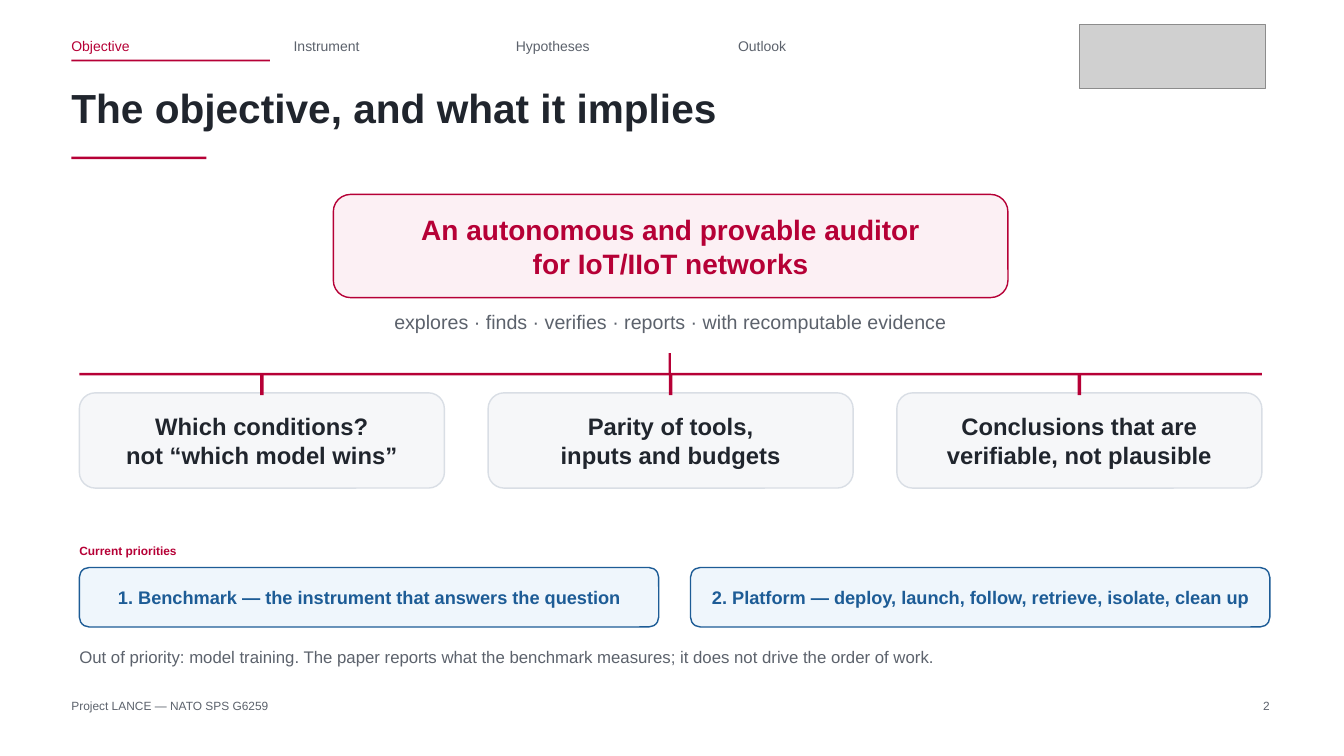
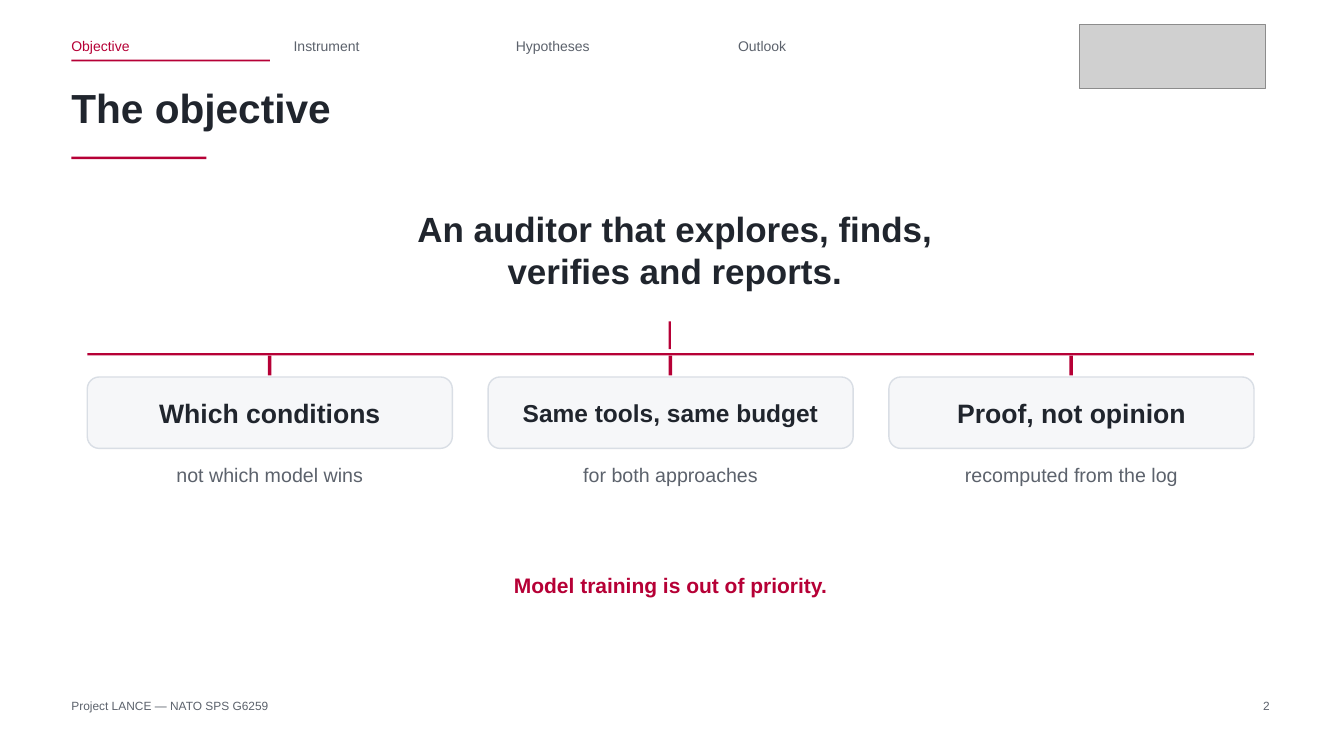
Before and after one commit to Tanguyvans/LANCE, a slide deck: slide 2 of objectifs/presentation-2026-10-23/slides.pptx. Drawn at 1344x756 pixels with LibreOffice and Linux fonts; fonts in the diff are those of the drawing; grey boxes stand for pictures. Boxes give left, top, right and bottom in pixels: in the first picture for what was removed or moved away, otherwise in the second. Text is boxed around its words. In the diff, an @@ line names an element or a change of style, - is before the commit and + after.

```diff
--- a/objectifs/presentation-2026-10-23/slides.pptx
+++ b/objectifs/presentation-2026-10-23/slides.pptx
@@ text at <box>71,93,331,131</box>: text changed @@
-The objective, and what it implies
+The objective
@@ text "An auditor that explores, finds,": place and size @@
-text "An auditor that explores, finds," at <box>334,195,1008,297</box>
+text "An auditor that explores, finds," at <box>417,216,932,291</box>
@@ text "An auditor that explores, finds," at <box>417,216,932,291</box>: fill #FCF0F4 to none; outline #B60036 1 pt to none @@
@@ text at <box>417,216,932,291</box>: text changed; size 20 to 25 pt; text colour #B60036 to #20252D @@
-An autonomous and provable auditor
-for IoT/IIoT networks
+An auditor that explores, finds,
+verifies and reports.
@@ text removed at <box>394,315,946,333</box> @@
-explores · finds · verifies · reports · with recomputable evidence
@@ rectangle: place and size @@
-rectangle at <box>80,373,1262,375</box>
+rectangle at <box>668,322,670,350</box>
@@ rectangle: place and size @@
-rectangle at <box>668,353,670,373</box>
+rectangle at <box>88,353,1254,355</box>
@@ rectangle: place and size @@
-rectangle at <box>260,375,264,395</box>
+rectangle at <box>268,356,272,376</box>
@@ rectangle: place and size @@
-rectangle at <box>669,375,674,395</box>
+rectangle at <box>668,356,673,376</box>
@@ rectangle: place and size @@
-rectangle at <box>1078,375,1082,395</box>
+rectangle at <box>1070,356,1074,376</box>
@@ rounded rectangle added at <box>88,377,453,449</box>, fill #F6F7F9, outline #D9DEE5 1 pt, 19 pt, text #20252D, bold @@
+Which conditions
@@ rounded rectangle added at <box>488,377,853,449</box>, fill #F6F7F9, outline #D9DEE5 1 pt, 17.5 pt, text #20252D, bold @@
+Same tools, same budget
@@ rounded rectangle added at <box>889,377,1254,449</box>, fill #F6F7F9, outline #D9DEE5 1 pt, 19 pt, text #20252D, bold @@
+Proof, not opinion
@@ rounded rectangle removed at <box>488,393,853,488</box> @@
-Parity of tools,
-inputs and budgets
@@ rounded rectangle removed at <box>897,393,1262,488</box> @@
-Conclusions that are
-verifiable, not plausible
@@ text "not which model wins": place and size @@
-text "not which model wins" at <box>80,393,445,488</box>
+text "not which model wins" at <box>176,468,363,482</box>
@@ text "not which model wins" at <box>176,468,363,482</box>: fill #F6F7F9 to none; outline #D9DEE5 1 pt to none @@
@@ text at <box>176,468,363,482</box>: text changed; size 17 to 14 pt; text colour #20252D to #5C626C; bold off @@
-Which conditions?
-not “which model wins”
+not which model wins
@@ text added at <box>583,468,758,486</box>, 14 pt, text #5C626C @@
+for both approaches
@@ text added at <box>965,468,1177,486</box>, 14 pt, text #5C626C @@
+recomputed from the log
@@ text removed at <box>79,546,177,558</box> @@
-Current priorities
@@ rounded rectangle removed at <box>80,568,659,627</box> @@
-1. Benchmark — the instrument that answers the question
@@ rounded rectangle removed at <box>691,568,1270,627</box> @@
-2. Platform — deploy, launch, follow, retrieve, isolate, clean up
@@ text added at <box>514,577,826,598</box>, 15 pt, text #B60036, bold @@
+Model training is out of priority.
@@ text removed at <box>79,651,933,667</box> @@
-Out of priority: model training. The paper reports what the benchmark measures; it does not drive the order of work.
```
Also in this commit, not shown: 9 other slides changed, 3 slides removed, 2 other files.
